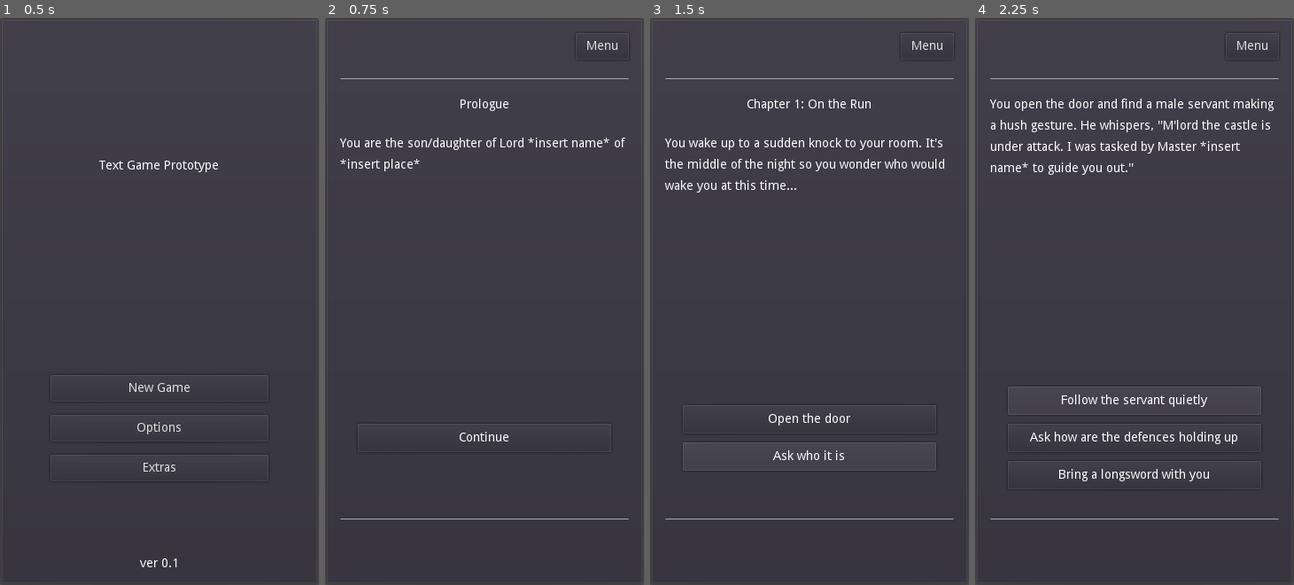
Above: before the commit, frames 1-4 (left to right).
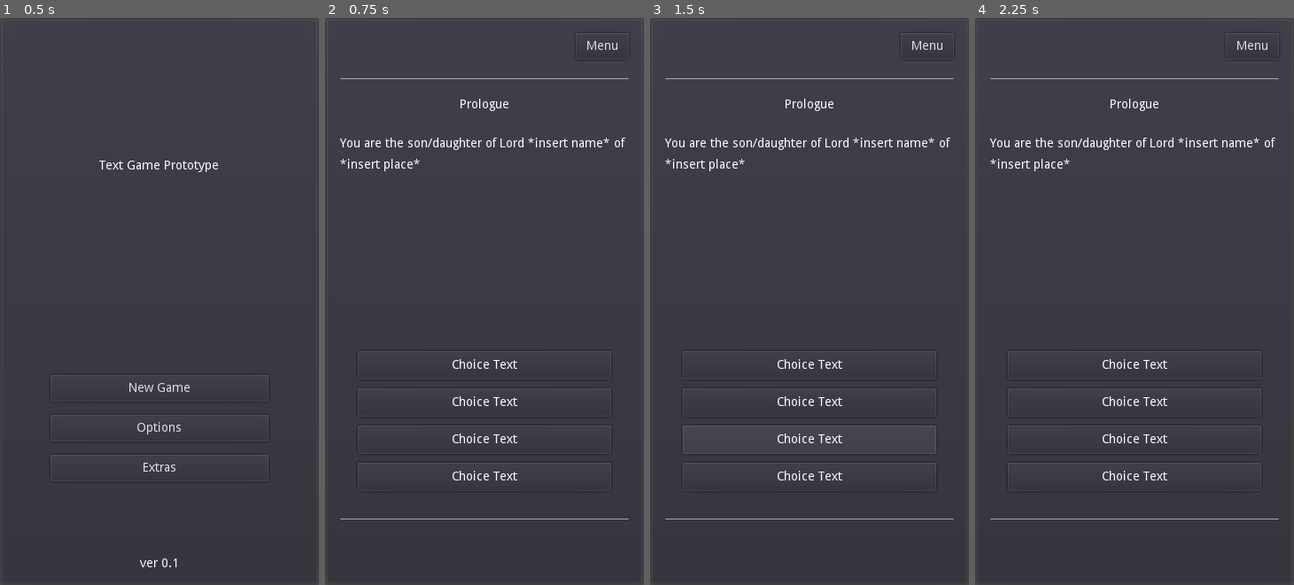
Above: after the commit, the same moments.

Repository: philipuriarte/A-Churchyard-of-Orphans
Game: Godot game, scene res://scenes/main.tscn
Same seed, same stepped clock (60 frames per second), same inputs: the game is played once before the commit and once after it.
Inputs (mouse positions are in pixels of both pictures, inside the frame that each line leads up to):
- Up to frame 1 (0.5 s): no input
- Up to frame 2 (0.75 s): click "New Game" at 0.5 s
- Up to frame 3 (1.5 s): click (809, 437) at 1.27 s
- Up to frame 4 (2.25 s): click (1134, 420) at 2.02 s

Frame 1 is identical in both runs. In frame 2, 1.2% of the frame differs, in the area x 10-90%, y 58-82%; in frame 3, 3.9%; in frame 4, 4.9%, in the area x 4-95%, y 14-84%.
Error after the commit: Invalid call. Nonexistent function 'set_text' in base 'PanelContainer (choice_button.gd)'. (res://logic/game_screen/story_display.gd:73)

Commit message:
Rename func set_text to set_choice_text

Diff:
--- a/logic/game_screen/choice_button.gd
+++ b/logic/game_screen/choice_button.gd
@@ -20,5 +20,5 @@
 
 
 # Set text to ChoiceText
-func set_text(new_text: String) -> void:
+func set_choice_text(new_text: String) -> void:
 	choice_text.text = new_text
